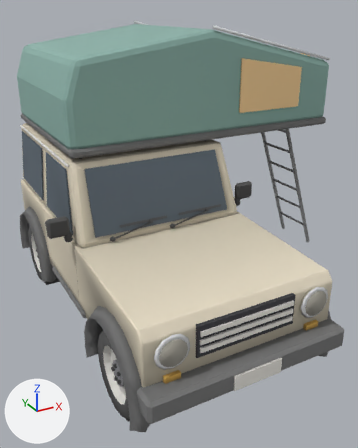
A saved change to the glTF model props/jeep/jeep_camper.glb.
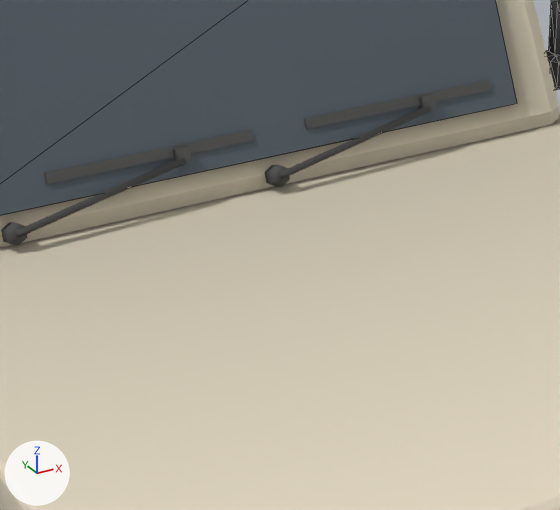
Each version appears first whole from a 50 mm lens placed at (-1.81, -3.93, 2.85), pointed at (0.39, 0.06, 0.86), and next in a close-up on the part from 31% to 66% of the width and 41% to 67% of the height. Arrows for +X, +Y and +Z are at lower left; the lights stay in place. The first two pictures are the older version. The close-ups show mesh edges as thin lines. Where no turn or scale is listed for an object, it has been applied to the vertices.

The scene before the commit, as lines of its bpy script (objects in view):
```python
me_panel_001 = bpy.data.meshes.new('panel.001')
me_panel_001.from_pydata(...)  # 24 vertices, 36 faces; spans x -0.79..0.79, y -0.41..1.48, z 1.12..1.65
me_panel_001.materials.append(mat_baked_004)
me_prism = bpy.data.meshes.new('prism')
me_prism.from_pydata(...)  # 2736 vertices, 4900 faces; spans x -0.9..2.57, y -1.79..1.78, z -0.01..2.7
me_prism.materials.append(mat_baked)
me_prism_004 = bpy.data.meshes.new('prism.004')
me_prism_004.from_pydata(...)  # 95 vertices, 174 faces; spans x -0.096..0.185, y 0.006..0.924, z 0.566..1.614
me_prism_004.materials.append(mat_baked_001)
ob_doorp = bpy.data.objects.new('DoorP', me_prism_004)
ob_doorp.location = (0.81, -0.33, 0.0)
ob_glass = bpy.data.objects.new('Glass', me_panel_001)
ob_glass.location = (0.0, 0.0, 0.0)
ob_jeep = bpy.data.objects.new('Jeep', me_prism)
ob_jeep.location = (0.0, 0.0, 0.0)
```
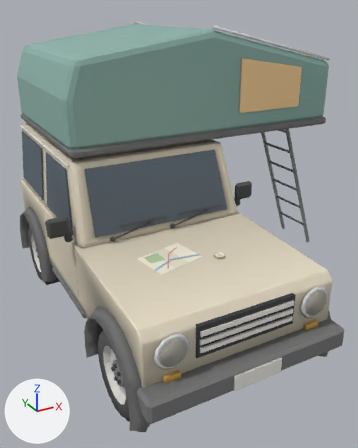
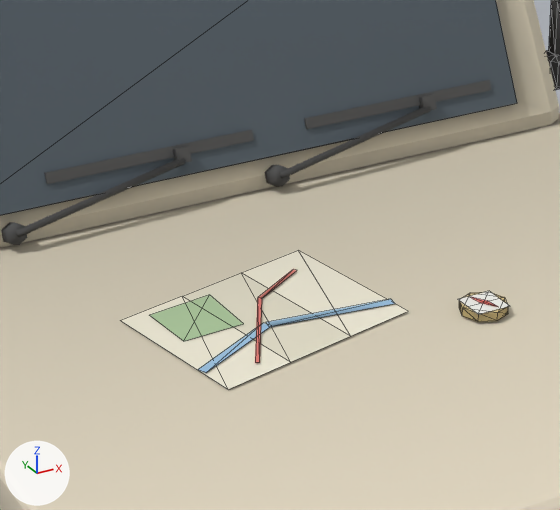
Where the change shows, as pixel boxes (x1, y1, x2, y2) in the close-ups (560 x 510 px):
'Map', added: after (120, 250, 408, 389)
'Compass', added: after (458, 291, 509, 322)

The edits, one by one:
Mesh me_quad_008 is new.
It has 28 vertices, 16 faces and spans x -0.238..0.238, y -0.192..0.192, z -0.008..0.009.
It uses material mat_baked_004.
Mesh me_cylinder_010 is new.
It has 24 vertices, 32 faces and spans x -0.045..0.045, y -0.045..0.045, z 0.0..0.018.
It uses material mat_baked_005.
Object 'Map' (ob_map) is new; it shows me_quad_008.
Its location is (-0.2, -0.86, 1.045).
Object 'Compass' (ob_compass) is new; it shows me_cylinder_010.
Its location is (0.16, -1.02, 1.038).
